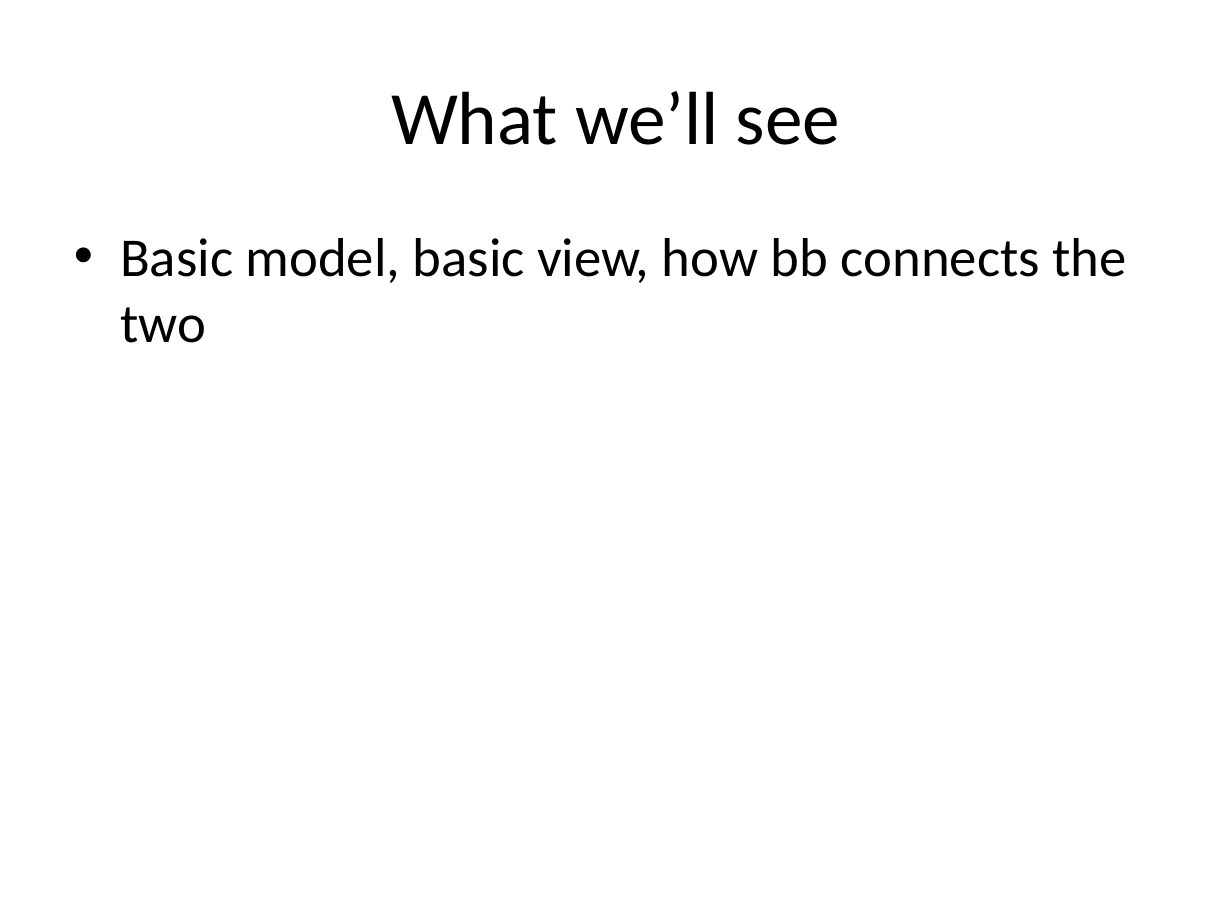
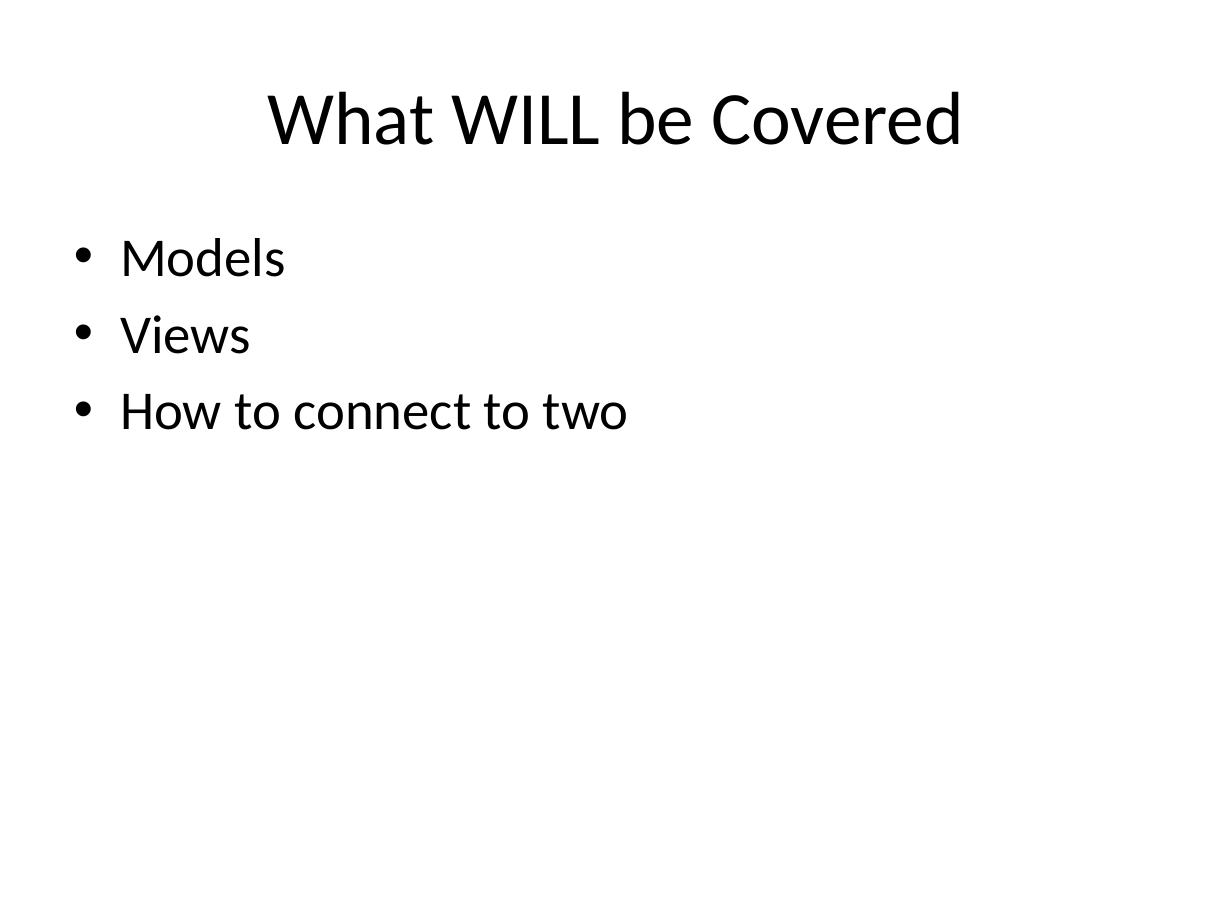
Before and after one commit to jkoynok/TechFest.BackBone, a slide deck: slide 5 of TechFest.Backbone/tf.backbone.pptx (slide 4 before the commit). Drawn at 1232x924 pixels with LibreOffice and Linux fonts; fonts in the diff are those of the drawing. Boxes give left, top, right and bottom in pixels: in the first picture for what was removed or moved away, otherwise in the second. Text is boxed around its words. In the diff, an @@ line names an element or a change of style, - is before the commit and + after.

```diff
--- a/TechFest.Backbone/tf.backbone.pptx
+++ b/TechFest.Backbone/tf.backbone.pptx
@@ title at [267, 91, 964, 145]: text changed @@
-What we’ll see
+What WILL be Covered
@@ text at [120, 238, 629, 430]: text changed @@
-• Basic model, basic view, how bb connects the two
+• Models
+• Views
+• How to connect to two
```
Also in this commit, not shown: 2 slides added.
